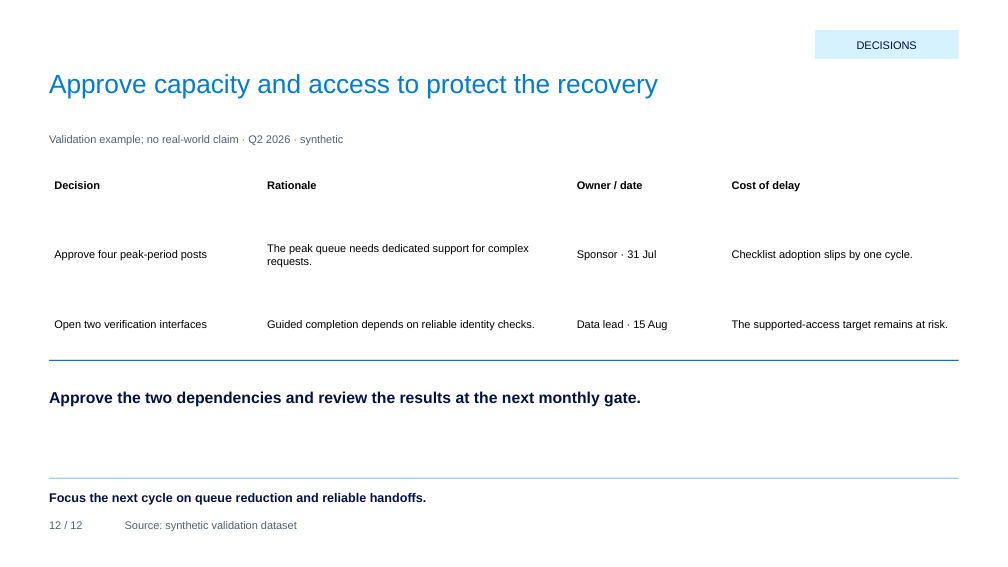
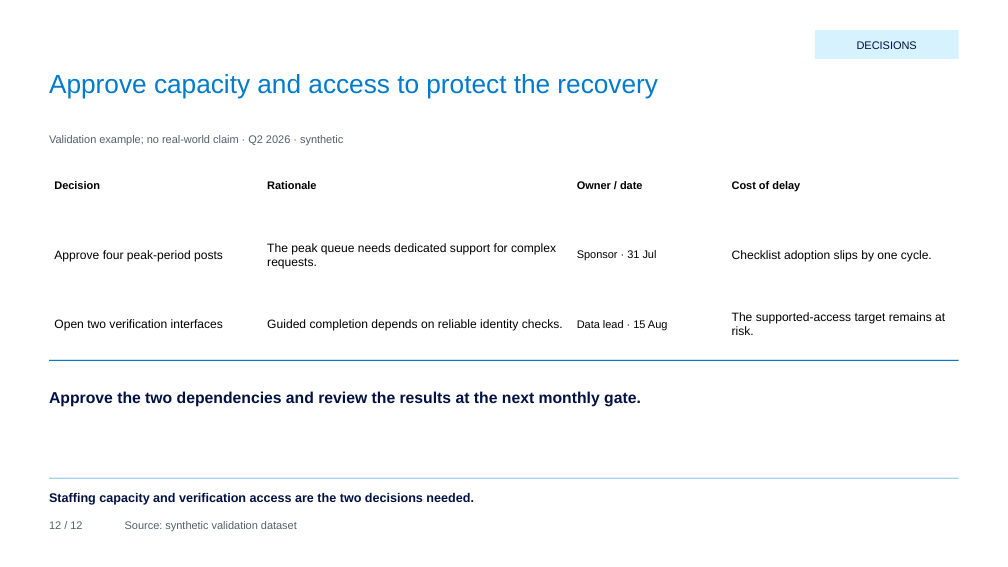
Before and after one commit to hustcer/pptx-nova, a slide deck: slide 12 of pptx-nova/assets/examples/deckkits/sky-compass/deck.pptx. Drawn at 1008x567 pixels with LibreOffice and Linux fonts; fonts in the diff are those of the drawing. Boxes give left, top, right and bottom in pixels: in the first picture for what was removed or moved away, otherwise in the second. Text is boxed around its words. In the diff, an @@ line names an element or a change of style, - is before the commit and + after.

Commit message:
feat(pptx-nova): refine sky-compass presentation design
- Replace the heavy gray cover sector with bounded, editable compass arcs
  and strengthen title, metric, and explanation-panel hierarchy.
- Honor planned table typography, allocate columns per layout, and reject
  numeric values or units that would wrap across lines.
- Clarify whole-process targets and bridge level-versus-delta units while
  preserving every numeric fact and native chart/table source value.
- Refresh the showcase, design projections, catalog quality metadata, and
  reviewed zero-issue baseline; retain candidate readiness and host limits.
- Add regression coverage for cover geometry, typography, and Chinese units,
  and update the listing test to invoke the renamed just ls recipe.
- Validate 36 canonical pages, 12-page PowerPoint PDF export, package XML,
  smoke/public audits, and 681 passing tests with 39 conditional skips.

```diff
--- a/pptx-nova/assets/examples/deckkits/sky-compass/deck.pptx
+++ b/pptx-nova/assets/examples/deckkits/sky-compass/deck.pptx
@@ table at (49,151,960,359) @@
@@ size 10.5 to 11.5 pt in "Approve four peak-period posts", "The peak queue needs dedicated support for ...", "Checklist adoption slips by one cycle.", "Open two verification interfaces" and 2 more places @@
@@ text at (49,493,474,505): text changed @@
-Focus the next cycle on queue reduction and reliable handoffs.
+Staffing capacity and verification access are the two decisions needed.
```
Also in this commit, not shown: 11 other slides changed, 29 other files.
